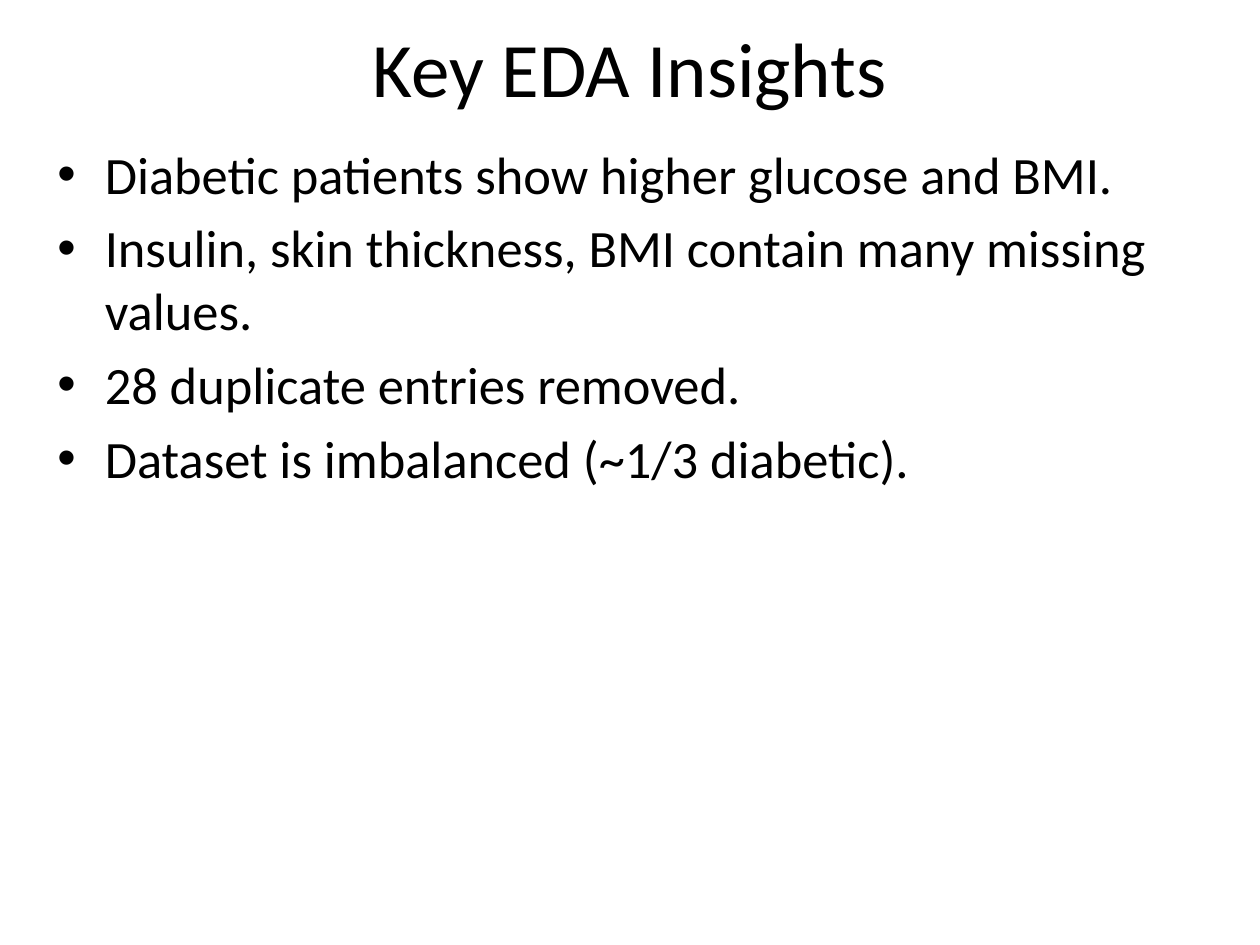
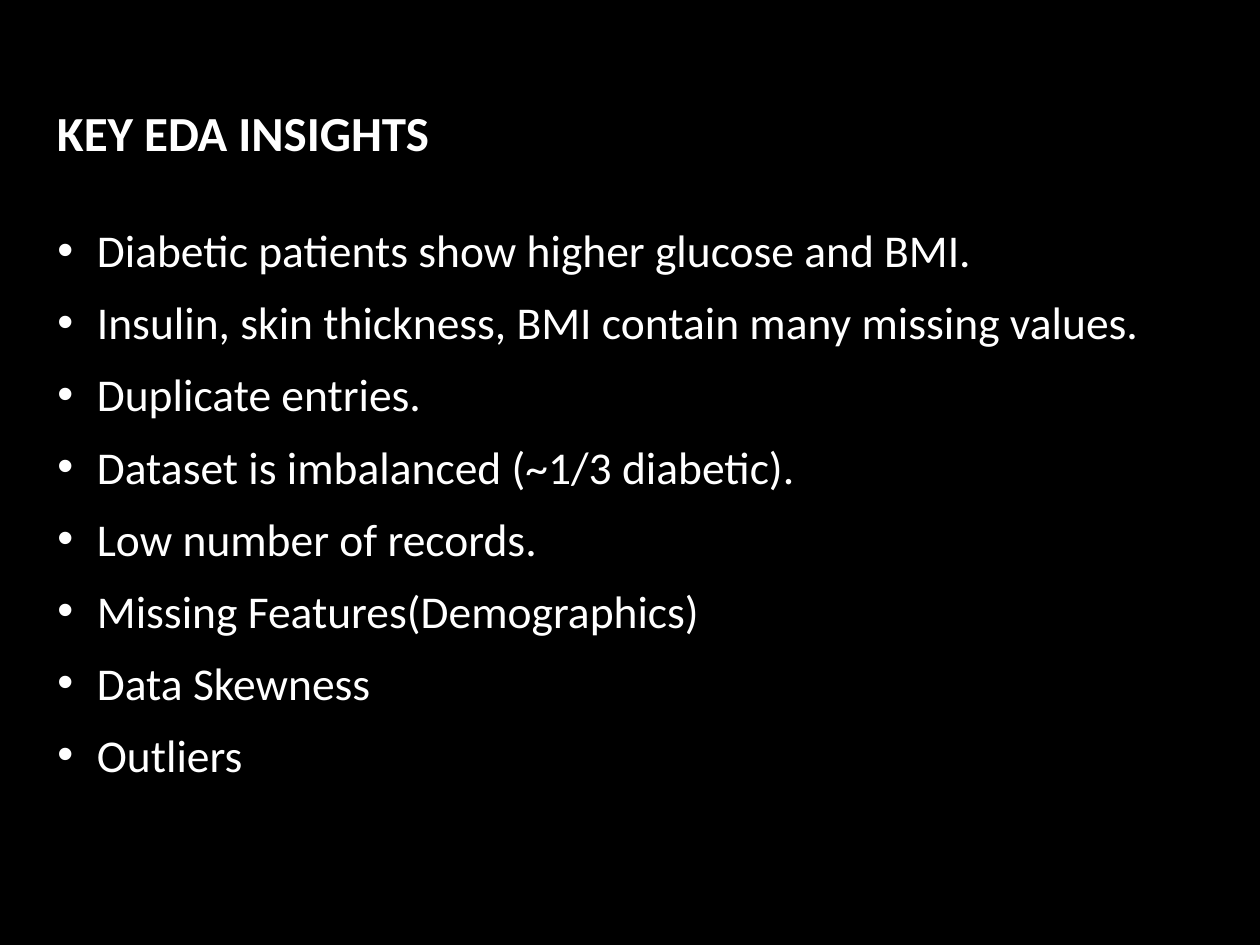
Before and after one commit to naveedakram83/diabetes-ml-2025, a slide deck: slide 4 of presentation/Diabetes_Prediction_Presentation.pptx. Drawn at 1260x945 pixels with LibreOffice and Linux fonts; fonts in the diff are those of the drawing; background and template pictures are left out. Boxes give left, top, right and bottom in pixels: in the first picture for what was removed or moved away, otherwise in the second. Text is boxed around its words. In the diff, an @@ line names an element or a change of style, - is before the commit and + after.

```diff
--- a/presentation/Diabetes_Prediction_Presentation.pptx
+++ b/presentation/Diabetes_Prediction_Presentation.pptx
@@ background #FFFFFF to picture (left out) @@
@@ title at (x1=57, y1=119, x2=429, y2=152): text changed; size 44 to 28 pt; text colour #000000 to #FFFFFF; bold on @@
-Key EDA Insights
+KEY EDA INSIGHTS
@@ text "Diabetic patients show higher glucose ..." moved from (x1=105, y1=157, x2=1145, y2=485) to (x1=97, y1=235, x2=1138, y2=773) @@
@@ text at (x1=97, y1=235, x2=1138, y2=490): size 30 to 26 pt, text colour #000000 to #FFFFFF in "Diabetic patients show higher glucose and BMI.", "Insulin, skin thickness, BMI contain many missing ...", "Dataset is imbalanced (~1/3 diabetic)."; indent changed; more space between paragraphs @@
@@ text at (x1=97, y1=379, x2=421, y2=419): text changed; size 30 to 26 pt; text colour #000000 to #FFFFFF @@
-• 28 duplicate entries removed.
+• Duplicate entries.
@@ text at (x1=97, y1=524, x2=699, y2=773): paragraphs added @@
+• Low number of records.
+• Missing Features(Demographics)
+• Data Skewness
+• Outliers
```
Also in this commit, not shown: 14 other slides changed, 8 slides added, 3 slides removed, 6 other files.
